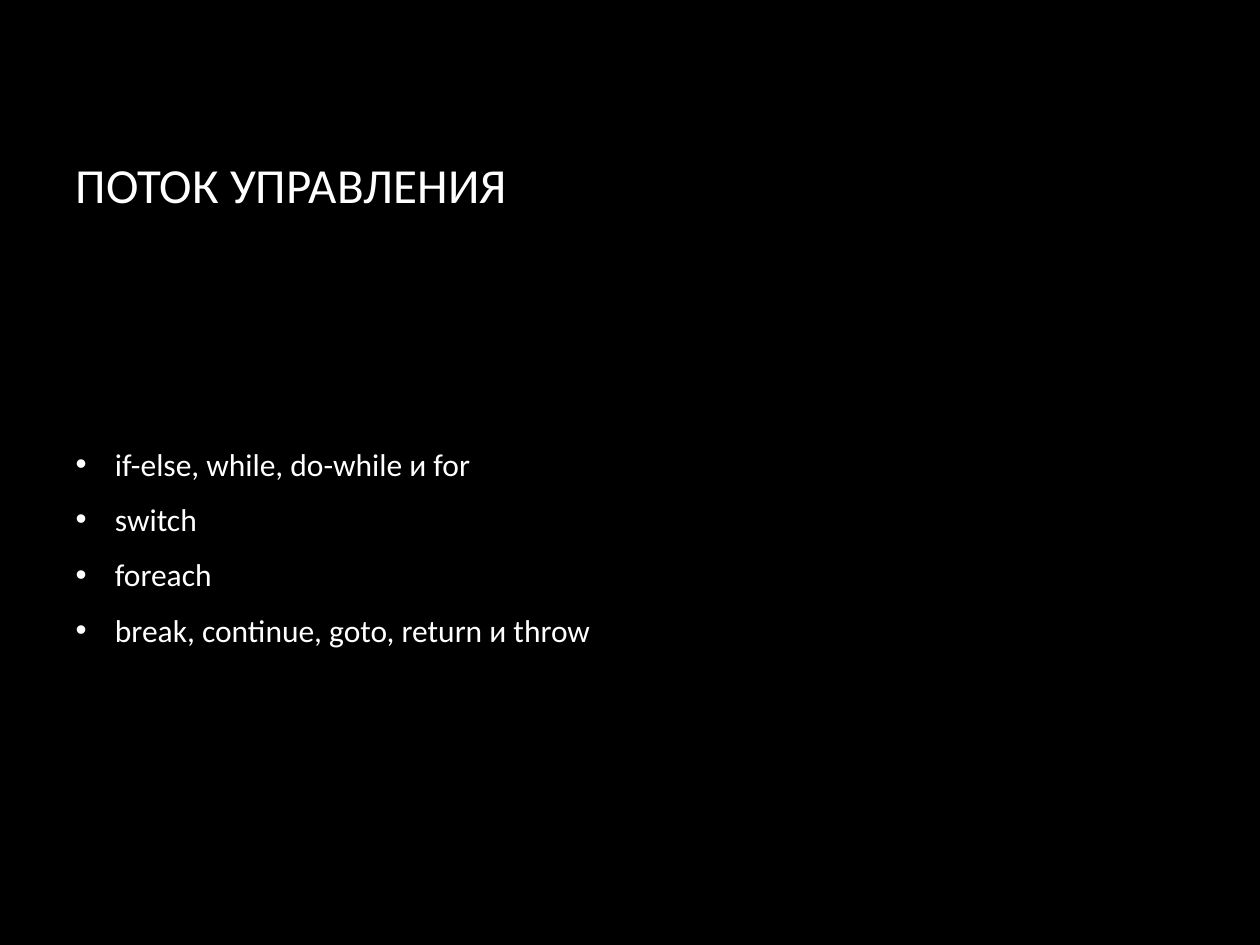
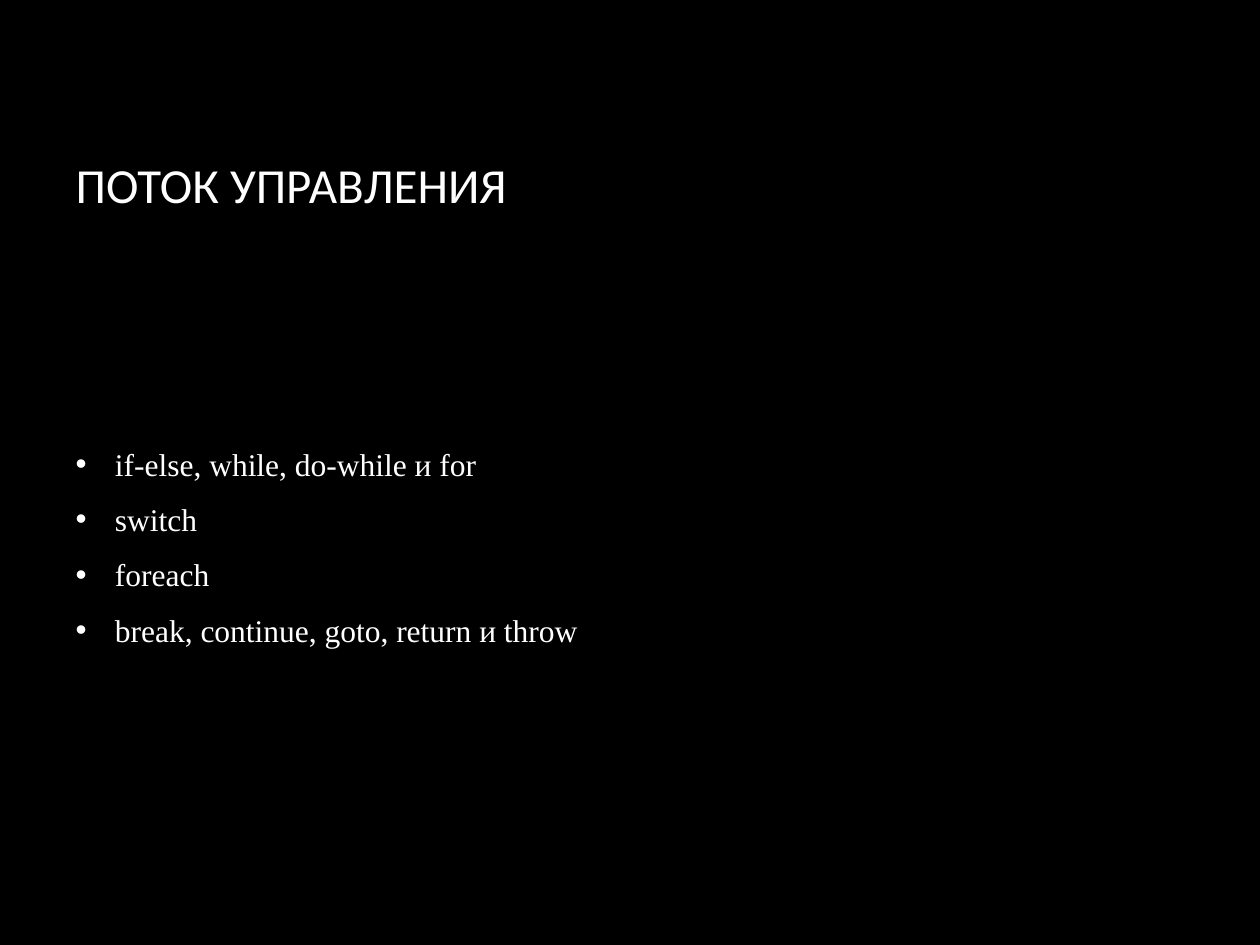
Before and after one commit to SunJohnson/Study, a slide deck: slide 19 of College/OP_09/2022-2/lectures/Лекция 2 Основы C#.pptx (slide 14 before the commit). Drawn at 1260x945 pixels with LibreOffice and Linux fonts; fonts in the diff are those of the drawing; background and template pictures are left out. Boxes give left, top, right and bottom in pixels: in the first picture for what was removed or moved away, otherwise in the second. Text is boxed around its words. In the diff, an @@ line names an element or a change of style, - is before the commit and + after.

```diff
--- a/College/OP_09/2022-2/lectures/Лекция 2 Основы C#.pptx
+++ b/College/OP_09/2022-2/lectures/Лекция 2 Основы C#.pptx
@@ text "if-else, while, do-while и for" at [115, 454, 577, 648]: font Calibri to Times New Roman @@
```
Also in this commit, not shown: 7 other slides changed, 13 slides added, 6 slides removed.
